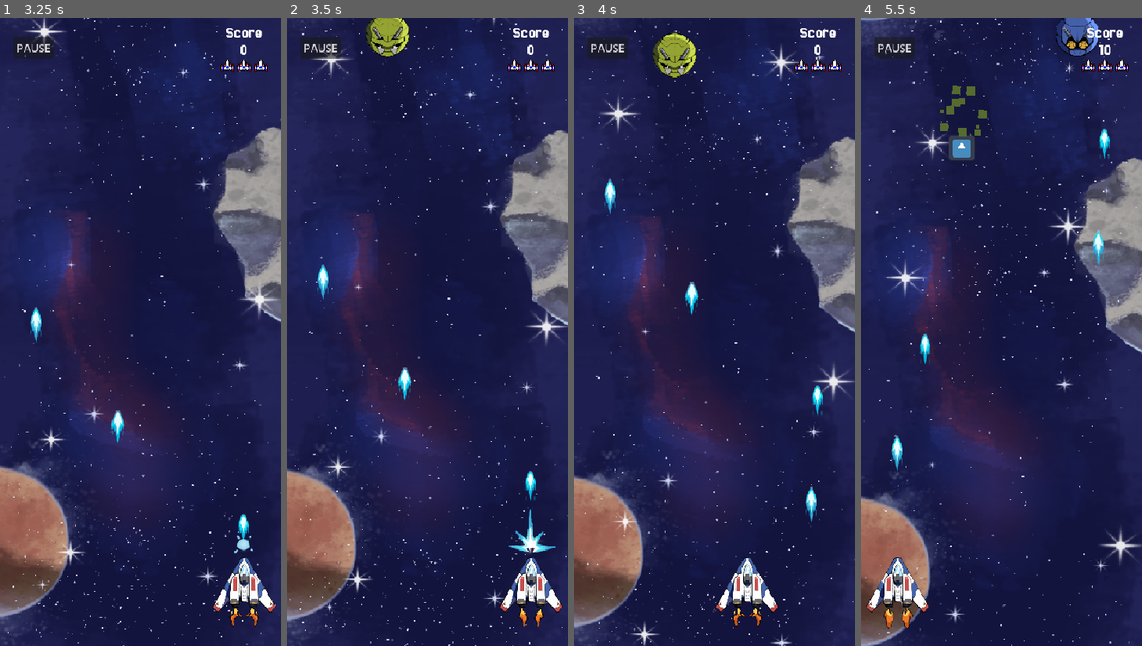
Above: before the commit, frames 1-4 (left to right).
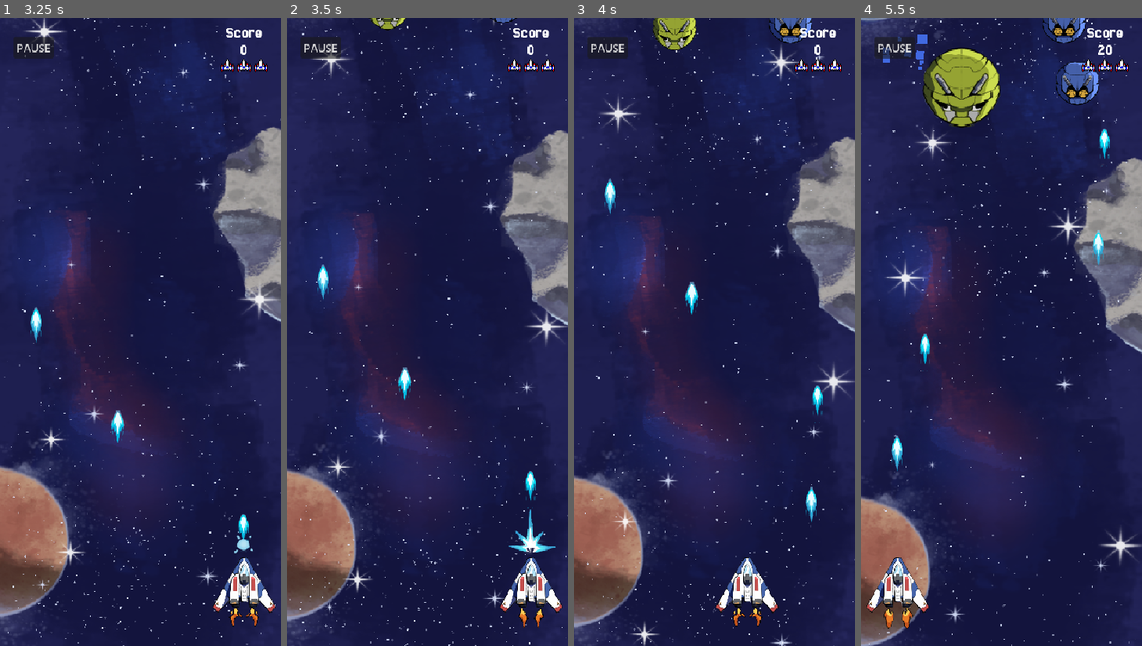
Above: after the commit, the same moments.

Repository: Juawo/space-shooter
Game: Godot game, scene res://scenes/game/main.tscn
Two runs of this game, one before a commit and one after it. Both use one fixed random seed, a clock stepped at 60 frames per second and the inputs below. This scene is started directly instead of the project's main scene. The engine's default icon, where the game draws it, is replaced by a stand-in: a white triangle on a blue panel in a dark square.
Inputs (mouse positions are in pixels of both pictures, inside the frame that each line leads up to):
- Up to frame 1 (3.25 s): tap Enter at 0.5, 1.25, 2 s; hold Right (ui_right) 0.53-1.28 s; click (140, 332) at 0.67 s; move the mouse to (84, 363) at 1.27 s; hold Left (ui_left) 1.28-2.03 s; move the mouse to (168, 193) at 2.02 s; hold Right (ui_right) from 2.03 s (still down); move the mouse to (126, 457) at 2.77 s; click (126, 457) at 2.92 s
- Up to frame 2 (3.5 s): keep holding Right (ui_right)
- Up to frame 3 (4 s): move the mouse to (798, 426) at 3.52 s; release Right (ui_right) at 3.53 s; hold Left (ui_left) from 3.53 s (still down)
- Up to frame 4 (5.5 s): keep holding Left (ui_left); move the mouse to (917, 237) at 4.27 s; move the mouse to (1015, 332) at 5.02 s; click (1015, 332) at 5.17 s

Frame 1 is identical in both runs. In frame 2, 0.8% of the frame differs, in the area x 28-82%, y 0-7%; in frame 3, 1.7%; in frame 4, 4.9%, in the area x 7-90%, y 0-23%.

Commit message:
feat: update enemy drop mechanics, enhance spawner logic, and adjust game version handling

Diff:
--- a/scripts/game/enemies/enemie_base.gd
+++ b/scripts/game/enemies/enemie_base.gd
@@ -89,7 +89,7 @@
 
 # --- Função de Drop Baseada em Nível ---
 func check_drop_chance():
-	var drop_probability = enemy_level * 40
+	var drop_probability = enemy_level * 25
 	var random_value = randi() % 100
 
 	if random_value < drop_probability:
--- a/scripts/game/enemies/enemies-spawner/enemies_spawner.gd
+++ b/scripts/game/enemies/enemies-spawner/enemies_spawner.gd
@@ -1,5 +1,4 @@
 extends Node2D
-
 
 # Referências das cenas dos inimigos
 var enemies: Array[PackedScene] = [
@@ -10,27 +9,51 @@
 ]
 
 @onready var dificult_timer: Timer = $DificultTimer
-@onready var spawn_timer: Timer = $SpawnTimer # Adicione um Timer como filho do Spawner no editor
+@onready var spawn_timer: Timer = $SpawnTimer
 @onready var screen_width = get_viewport_rect().size.x
+
 var current_wave : int = 1
 
 func _ready() -> void:
 	randomize()
+	reset_spawner() # Garante que inicia com os valores dinâmicos corretos
 
 func spawn_enemy():
-	# Escolhe o inimigo baseado na probabilidade que você já criou
 	var enemy_scene = get_random_enemy()
 	var enemy = enemy_scene.instantiate()
 
-	# Posição X aleatória dentro da tela, com uma margem de 50px para não nascer colado na borda
 	var random_x = randf_range(50, screen_width - 50)
-	# Nasce um pouco acima da tela (Y negativo) para não "brotar" do nada
-	enemy.global_position = Vector2(random_x, 20)
+	enemy.global_position = Vector2(random_x, -20) # Y negativo para nascer fora da tela!
 
 	get_tree().current_scene.add_child(enemy)
 
+# ─── 🌟 A NOVIDADE: GERADOR DE BANDOS (SQUADS) ───
+func trigger_wave_spawn():
+	# Define quantos inimigos vão nascer neste pulso do timer
+	var spawn_count = 1
+	var roll = randi() % 100
+
+	# Nas primeiras waves, tem 25% de chance de nascer em dupla
+	if current_wave < 3:
+		if roll < 25: spawn_count = 2
+	# Nas waves do meio, pode nascer até 3 juntos
+	elif current_wave < 7:
+		if roll < 35: spawn_count = 2
+		elif roll < 50: spawn_count = 3
+	# Nas mais avançadas, o bicho pega: hordas de até 4 de uma vez
+	else:
+		if roll < 40: spawn_count = 2
+		elif roll < 65: spawn_count = 3
+		elif roll < 80: spawn_count = 4
+
+	# Instancia a quantidade sorteada com um micro delay ou posições separadas
+	for i in range(spawn_count):
+		spawn_enemy()
+		# Se nascer mais de um, dá um leve tempo para não nascerem exatamente no mesmo frame
+		if spawn_count > 1:
+			await get_tree().create_timer(0.15).timeout
+
 func get_random_enemy() -> PackedScene:
-	# Sua lógica de probabilidade que já estava funcionando
 	var roll = randi() % 100
 
 	if current_wave % 5 == 0:
@@ -39,27 +62,34 @@
 		return enemies[1]
 
 	if current_wave < 3:
-		if roll < 85: return enemies[0]
+		if roll < 75: return enemies[0] # Aumentei chance do inimigo 2 aparecer mais cedo
 		return enemies[1]
 	elif current_wave < 7:
-		if roll < 60: return enemies[0]
-		if roll < 90: return enemies[1]
+		if roll < 50: return enemies[0]
+		if roll < 85: return enemies[1]
 		return enemies[2]
 	else:
-		if roll < 30: return enemies[0]
-		if roll < 60: return enemies[1]
-		if roll < 85: return enemies[2]
+		if roll < 25: return enemies[0]
+		if roll < 50: return enemies[1]
+		if roll < 75: return enemies[2]
 		return enemies[3]
 
+# ─── ⏱️ TIMERS E PROGRESSÃO ───
 
 func _on_spawn_timer_timeout() -> void:
-	spawn_enemy()
+	trigger_wave_spawn() # Agora chama a lógica com chance de horda
 
 func _on_dificult_timer_timeout() -> void:
 	current_wave += 1
-	# Dica extra: acelerar o spawn conforme a wave sobe
-	spawn_timer.wait_time = max(0.5, spawn_timer.wait_time - 0.1)
+
+	# Aceleração mais agressiva no começo, travando no mínimo de 0.4s
+	if current_wave < 5:
+		spawn_timer.wait_time = max(0.4, spawn_timer.wait_time - 0.2)
+	else:
+		spawn_timer.wait_time = max(0.4, spawn_timer.wait_time - 0.05)
+
+	print("Wave Atual: ", current_wave, " | Tempo de Spawn: ", spawn_timer.wait_time)
 
 func reset_spawner():
 	current_wave = 1
-	spawn_timer.wait_time = 2
+	spawn_timer.wait_time = 1.5 # Começo um pouco mais rápido (antigo era 2.0)
--- a/scripts/game/save-manager.gd
+++ b/scripts/game/save-manager.gd
@@ -15,7 +15,7 @@
 var sensibility : float = 100
 
 #GameVersion
-var game_version : String = "0.0.0"
+var game_version : String = "1.0.0"
 
 var file_path : String
 
@@ -66,7 +66,7 @@
 		player_id = json_data.get("player_id", "")
 		player_nickname = json_data.get("player_nickname", "Bob")
 		score_id = json_data.get("score_id", "")
-		game_version = json_data.get("game_version", "0.0.0")
+		game_version = json_data.get("game_version", "1.0.0")
 		# Carregando configuracoes
 		if json_data.has("settings"):
 			var s = json_data["settings"]
--- a/scripts/game/upgrades/cadence.gd
+++ b/scripts/game/upgrades/cadence.gd
@@ -11,7 +11,7 @@
 	if body.is_in_group("Player") or body.name == "Player":
 		if body.has_method("apply_speed_boost"):
 			# Passamos o multiplicador 3.0 para triplicar a cadência [cite: 1]
-			body.apply_speed_boost(3.0)
+			body.apply_speed_boost(2)
 			queue_free()
 
 func _on_visible_on_screen_enabler_2d_screen_exited() -> void:
--- a/scripts/game/upgrades/shield_drop.gd
+++ b/scripts/game/upgrades/shield_drop.gd
@@ -7,7 +7,6 @@
 	position.y += fall_speed * delta
 
 func _on_body_entered(body: Node2D) -> void:
-	print("jp")
 	# Verifica se quem coletou foi o Player
 	if body.is_in_group("Player") or body.name == "Player":
 		if body.has_method("activate_shield"):
--- a/scripts/ui/boot_scene/boot_scene.gd
+++ b/scripts/ui/boot_scene/boot_scene.gd
@@ -25,6 +25,7 @@
 			update_pop_up_instance.pop_up_closed.connect(check_player_registration)
 		else:
 			print("Versao atualizada! Seguir para o Menu")
+			go_to_main_menu()
 
 	else:
 		printerr("Erro: Chave 'currentVersion' nao encontrada no JSON da API")
Not shown, changed: export_presets.cfg
